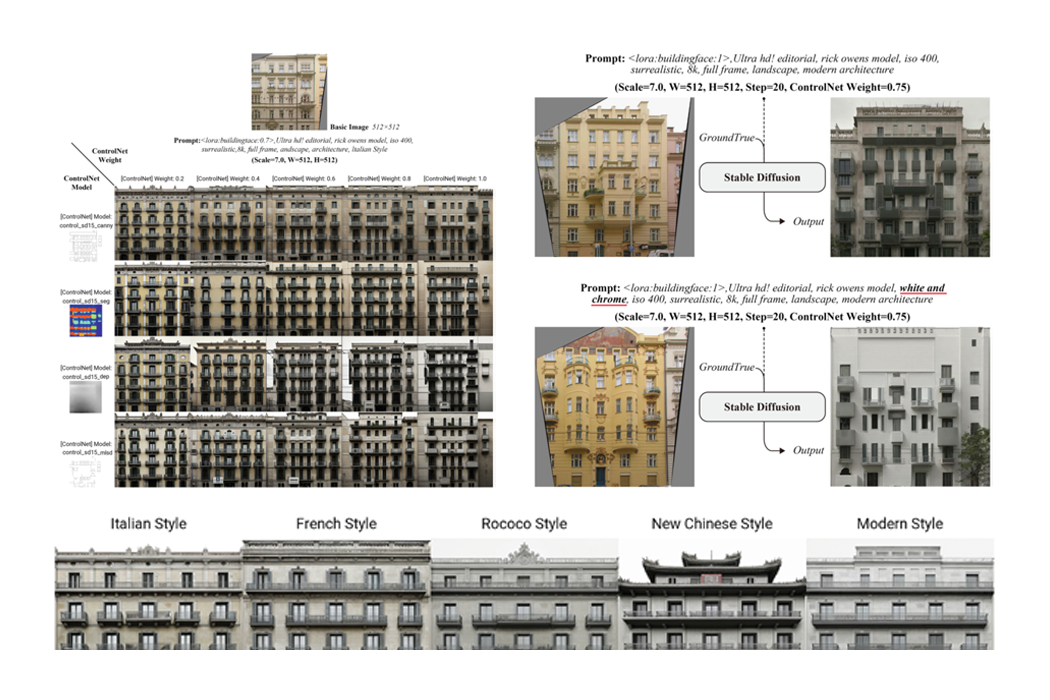
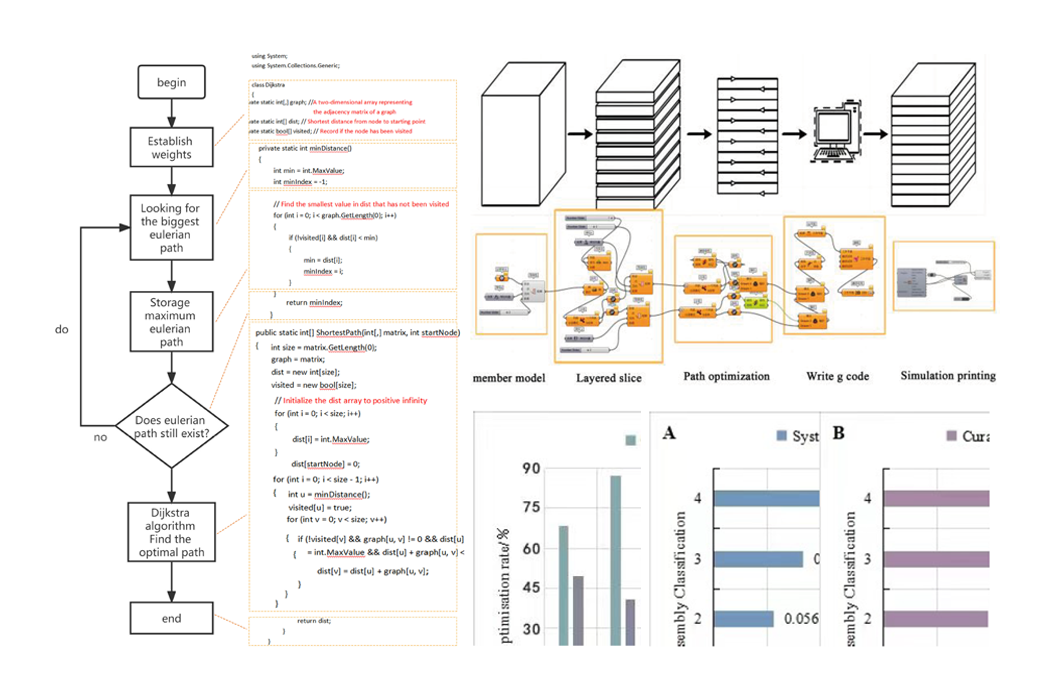
Layers edited between the first and the second 1050 × 700 image:
removed layer "图层 6" over [53, 508, 995, 650]
painted on "图层 4" over [53, 52, 1000, 648]
added layer "图层 3" above "图层 2" over [469, 405, 653, 649]
added layer "图层 2" above "图层 1" over [469, 53, 1000, 390]
added layer "图层 1" above "背景" over [53, 52, 467, 650]
